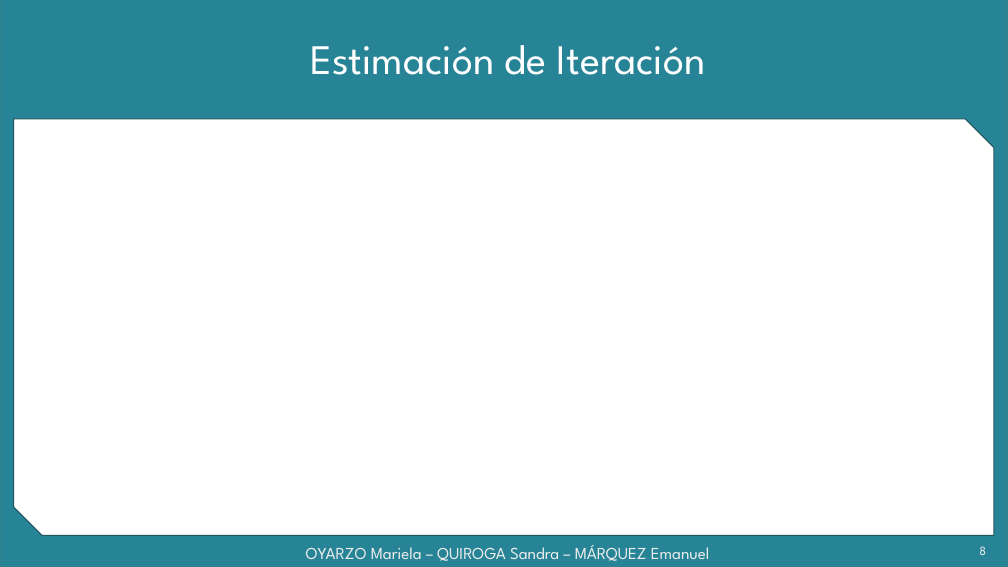
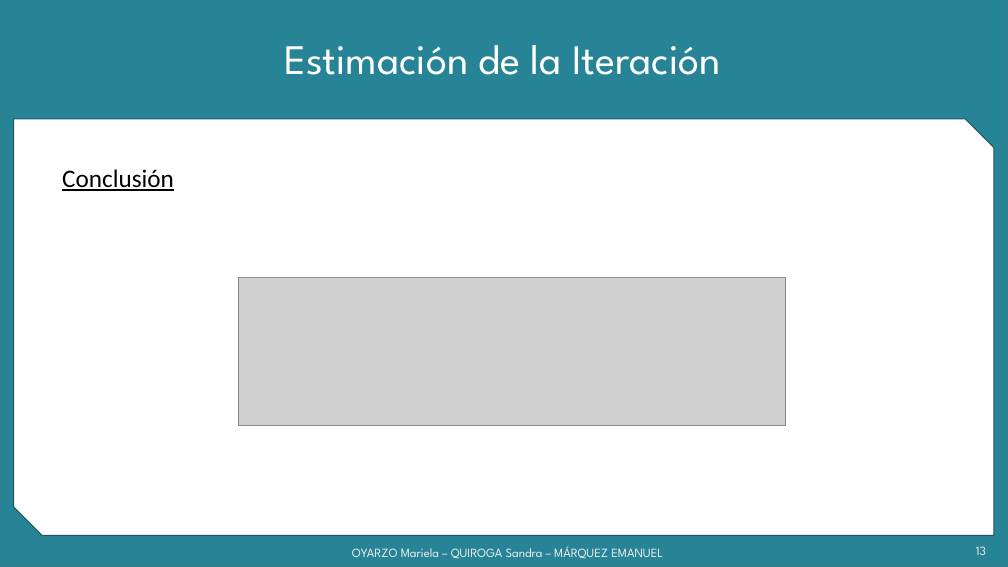
Before and after one commit to grupoyenu/yenu, a slide deck: slide 13 of 08. Presentaciones/Presentación 5 Parcial - 17.10.17.pptx (slide 8 before the commit). Drawn at 1008x567 pixels with LibreOffice and Linux fonts; fonts in the diff are those of the drawing; grey boxes stand for pictures; background and template pictures are left out. Boxes give left, top, right and bottom in pixels: in the first picture for what was removed or moved away, otherwise in the second. Text is boxed around its words. In the diff, an @@ line names an element or a change of style, - is before the commit and + after.

```diff
--- a/08. Presentaciones/Presentación 5 Parcial - 17.10.17.pptx
+++ b/08. Presentaciones/Presentación 5 Parcial - 17.10.17.pptx
@@ title at (x1=284, y1=45, x2=720, y2=75): text changed @@
-Estimación de Iteración
+Estimación de la Iteración
@@ text added at (x1=62, y1=169, x2=174, y2=191), 24 pt, text #000000, underline @@
+Conclusión
@@ picture added at (x1=238, y1=278, x2=785, y2=426) @@
@@ text at (x1=352, y1=546, x2=663, y2=559): text changed; size 16 to 12 pt @@
-OYARZO Mariela – QUIROGA Sandra – MÁRQUEZ Emanuel
+OYARZO Mariela – QUIROGA Sandra – MÁRQUEZ EMANUEL
@@ page number at (x1=976, y1=546, x2=986, y2=555): text changed @@
-8
+13
```
Also in this commit, not shown: 1 other slide changed, 5 slides added.
